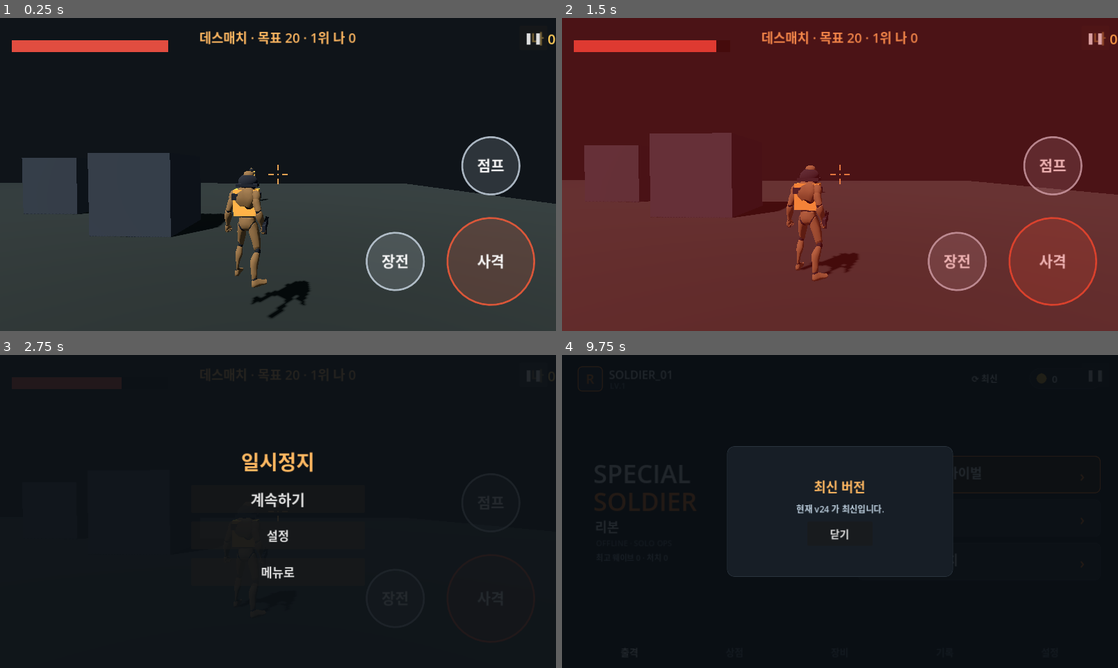
Above: before the commit, frames 1-4 (two rows, left to right).
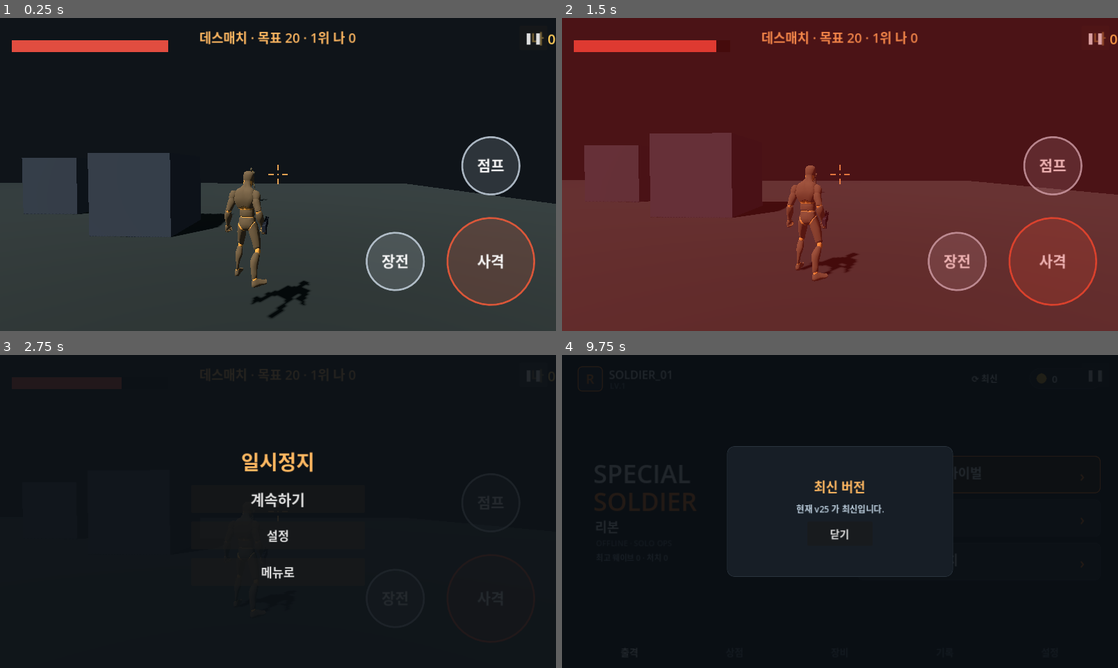
Above: after the commit, the same moments.

Repository: jjongjjongs/Reborn
Game: Godot game, scene res://Deathmatch.tscn
Two runs of this game, one before a commit and one after it. Both use one fixed random seed, a clock stepped at 60 frames per second and the inputs below. This scene is started directly instead of the project's main scene.
Inputs:
- Up to frame 1 (0.25 s): no input
- Up to frame 2 (1.5 s): click "❚❚" at 0.5 s; click "계속하기" at 1.25 s
- Up to frame 3 (2.75 s): click "❚❚" at 2 s
- Up to frame 4 (9.75 s): click "설정" at 2.75 s; click "메뉴로" at 3.5 s; click "❚❚" at 4.25 s; click "계속하기" at 5 s; click "격자" at 5.75 s; click "리셋" at 6.5 s; click "완료" at 7.25 s; click "❚❚" at 8 s; click "계속하기" at 8.75 s; click "⟳ 최신" at 9.5 s

The runs differ from the first frame. In frame 1, 1.1% of the frame differs, in the area x 40-56%, y 47-89%; in frame 2, 0.4%; in frame 3, less than 0.1%; in frame 4, less than 0.1%.

Commit message:
fix: 병사 수제 장비(헬멧/조끼 박스) 제거, 깔끔한 택티컬 리스킨 (v25)
- soldier.gd: 어색하게 떠 있던 primitive 헬멧/방탄조끼 오버레이 제거. 마네킹을
  어두운 택티컬 유니폼 + 팀색 액센트(surf1)로 정리, 소총만 유지.
- 받은 SWAT 메쉬는 애니 라이브러리와 리그가 달라 리타게팅 필요(별도 결정).
- 버전 24→25 (2.3→2.4)

Co-Authored-By: Claude Opus 4.8 <noreply@anthropic.com>
Claude-Session: https://claude.ai/code/session_017gCHGQkLFHx2VS6S1QuV14

Diff:
--- a/game/project.godot
+++ b/game/project.godot
@@ -4,8 +4,8 @@
 [application]
 
 config/name="스페셜솔져 리본"
-config/version="2.3"
-config/build_code=24
+config/version="2.4"
+config/build_code=25
 run/main_scene="res://Menu.tscn"
 config/icon="res://icon.svg"
 config/features=PackedStringArray("4.3", "GL Compatibility")
--- a/game/soldier.gd
+++ b/game/soldier.gd
@@ -13,11 +13,7 @@
 var _ap: AnimationPlayer
 var _sk: Skeleton3D
 var _hand_idx := -1
-var _head_idx := -1
-var _chest_idx := -1
 var _gun: Node3D
-var _helmet: Node3D
-var _vest: Node3D
 var _loco := 0.0
 var _aiming := false
 var _dead := false
@@ -41,10 +37,7 @@
 			_tint(n)
 	if _sk != null:
 		_hand_idx = _sk.find_bone("DEF-hand.R")
-		_head_idx = _sk.find_bone("DEF-head")
-		_chest_idx = _sk.find_bone("DEF-spine.003")
 	_build_gun()
-	_build_gear()
 	if _ap:
 		_ap.play("Idle"); _base = "Idle"
 
@@ -83,14 +76,13 @@
 
 # ---- appearance ----
 func _tint(mi: MeshInstance3D) -> void:
-	# darker, desaturated team hue so the body reads as a uniform, not a blob
-	var uniform := _team.lerp(Color(0.14, 0.16, 0.19), 0.58)
-	var m0 := StandardMaterial3D.new(); m0.albedo_color = uniform
-	m0.roughness = 0.9
+	# dark tactical uniform (faint team hue) + a vivid team-color accent region
+	var uniform := _team.lerp(Color(0.15, 0.17, 0.18), 0.72)
+	var accent := _team.lerp(Color(0.10, 0.10, 0.10), 0.12)
+	var m0 := StandardMaterial3D.new(); m0.albedo_color = uniform; m0.roughness = 0.9
 	mi.set_surface_override_material(0, m0)
 	if mi.mesh and mi.mesh.get_surface_count() > 1:
-		var m1 := StandardMaterial3D.new(); m1.albedo_color = Color(0.10, 0.11, 0.13)
-		m1.roughness = 0.9
+		var m1 := StandardMaterial3D.new(); m1.albedo_color = accent; m1.roughness = 0.85
 		mi.set_surface_override_material(1, m1)
 
 func _mesh(parent: Node3D, size: Vector3, pos: Vector3, mat: StandardMaterial3D) -> void:
@@ -109,41 +101,16 @@
 	_mesh(_gun, Vector3(0.04, 0.13, 0.05), Vector3(0, -0.09, -0.06), body)
 	_mesh(_gun, Vector3(0.018, 0.05, 0.03), Vector3(0, 0.08, -0.18), body)
 
-func _build_gear() -> void:
-	var team_mat := StandardMaterial3D.new(); team_mat.albedo_color = _team; team_mat.roughness = 0.75
-	# plate carrier (team color — the main team identifier)
-	_vest = Node3D.new(); add_child(_vest)
-	_mesh(_vest, Vector3(0.40, 0.42, 0.26), Vector3(0, 0, 0), team_mat)
-	_mesh(_vest, Vector3(0.44, 0.10, 0.28), Vector3(0, 0.10, 0), _gear_dark)
-	_mesh(_vest, Vector3(0.14, 0.16, 0.02), Vector3(0, -0.02, -0.14), _gear_dark)
-	# helmet
-	_helmet = Node3D.new(); add_child(_helmet)
-	var dome := MeshInstance3D.new()
-	var sm := SphereMesh.new(); sm.radius = 0.16; sm.height = 0.28; dome.mesh = sm
-	dome.material_override = _gear_dark
-	_helmet.add_child(dome)
-	_mesh(_helmet, Vector3(0.34, 0.05, 0.34), Vector3(0, -0.04, 0), _gear_dark)  # brim
-
 func _update_attachments() -> void:
-	if _sk == null:
+	if _sk == null or _gun == null or _hand_idx < 0:
 		return
 	var body := get_parent()
 	var basis: Basis = global_transform.basis
 	if body is Node3D:
 		basis = (body as Node3D).global_transform.basis
-	var vis := visible and not _dead
-	if _gun != null and _hand_idx >= 0:
-		var hw: Vector3 = (_sk.global_transform * _sk.get_bone_global_pose(_hand_idx)).origin
-		_gun.global_transform = Transform3D(basis, hw + basis * Vector3(0.02, 0.02, 0.0))
-		_gun.visible = vis
-	if _helmet != null and _head_idx >= 0:
-		var hd: Vector3 = (_sk.global_transform * _sk.get_bone_global_pose(_head_idx)).origin
-		_helmet.global_transform = Transform3D(basis, hd + basis * Vector3(0.0, 0.07, 0.0))
-		_helmet.visible = vis
-	if _vest != null and _chest_idx >= 0:
-		var cw: Vector3 = (_sk.global_transform * _sk.get_bone_global_pose(_chest_idx)).origin
-		_vest.global_transform = Transform3D(basis, cw + basis * Vector3(0.0, 0.0, -0.04))
-		_vest.visible = vis
+	var hw: Vector3 = (_sk.global_transform * _sk.get_bone_global_pose(_hand_idx)).origin
+	_gun.global_transform = Transform3D(basis, hw + basis * Vector3(0.02, 0.02, 0.0))
+	_gun.visible = visible and not _dead
 
 func _all(n: Node) -> Array:
 	var o: Array = [n]
Not shown, changed: game/export_presets.cfg
